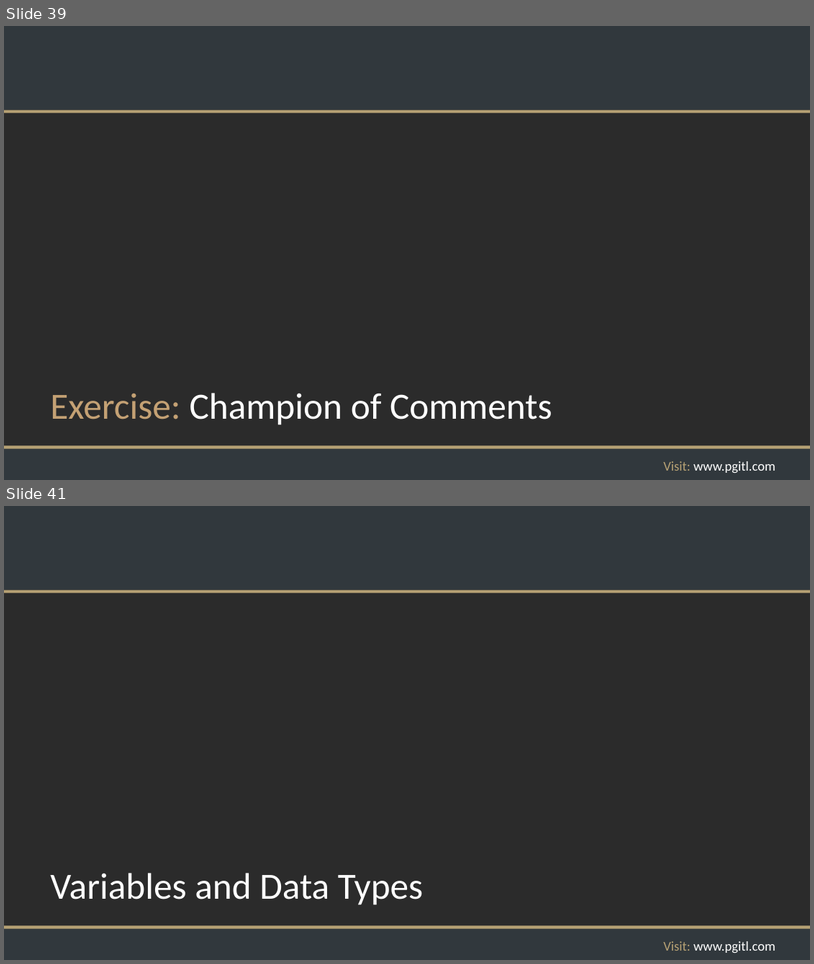
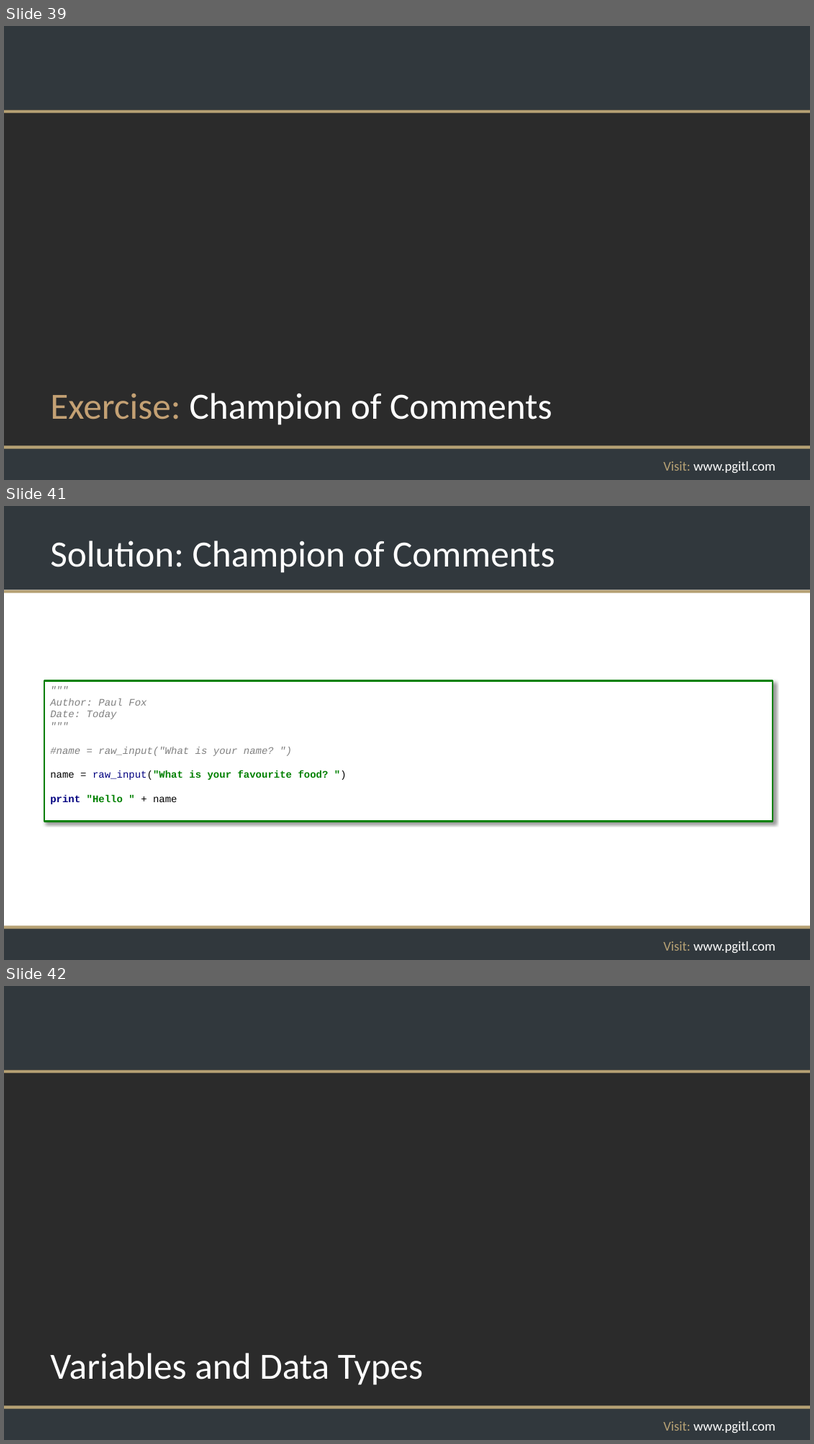
Before and after one commit to rikkouri/project-a, a slide deck: Programming Foundations.pptx. Shown one above the other, each under a label of ours: slides 39 and 41 before the commit, slides 39, 41 and 42 after it; the slides between them are not shown. The pictures are 814x964 and 814x1444 pixels, drawn with LibreOffice and Linux fonts; fonts in the diff are those of the drawing; background and template pictures are left out; a plain dark background stands for a picture behind light text. Boxes give left, top, right and bottom in pixels: in the first picture for what was removed or moved away, otherwise in the second. Text is boxed around its words. In the diff, an @@ line names an element or a change of style, - is before the commit and + after.

```diff
--- a/Programming Foundations.pptx
+++ b/Programming Foundations.pptx
@@ slide 41 added at [4, 506, 810, 960], background #FFFFFF; not listed: 5 template elements that a slide beside it also shows @@
@@ title added at [50, 541, 556, 573], 44 pt, text #FFFFFF @@
+Solution: Champion of Comments
@@ rectangle added at [44, 680, 774, 821], fill #FFFFFF, outline #008000 2.25 pt, 12 pt, text #808080, italic @@
+"""
+Author: Paul Fox
+Date: Today
+"""
+#name = raw_input("What is your name? ")
+name = raw_input("What is your favourite food? ")
+print "Hello " + name
@@ what was slide 41 is now slide 42 @@
```
Also in this commit, not shown: 1 other slide added, 1 slide removed.
